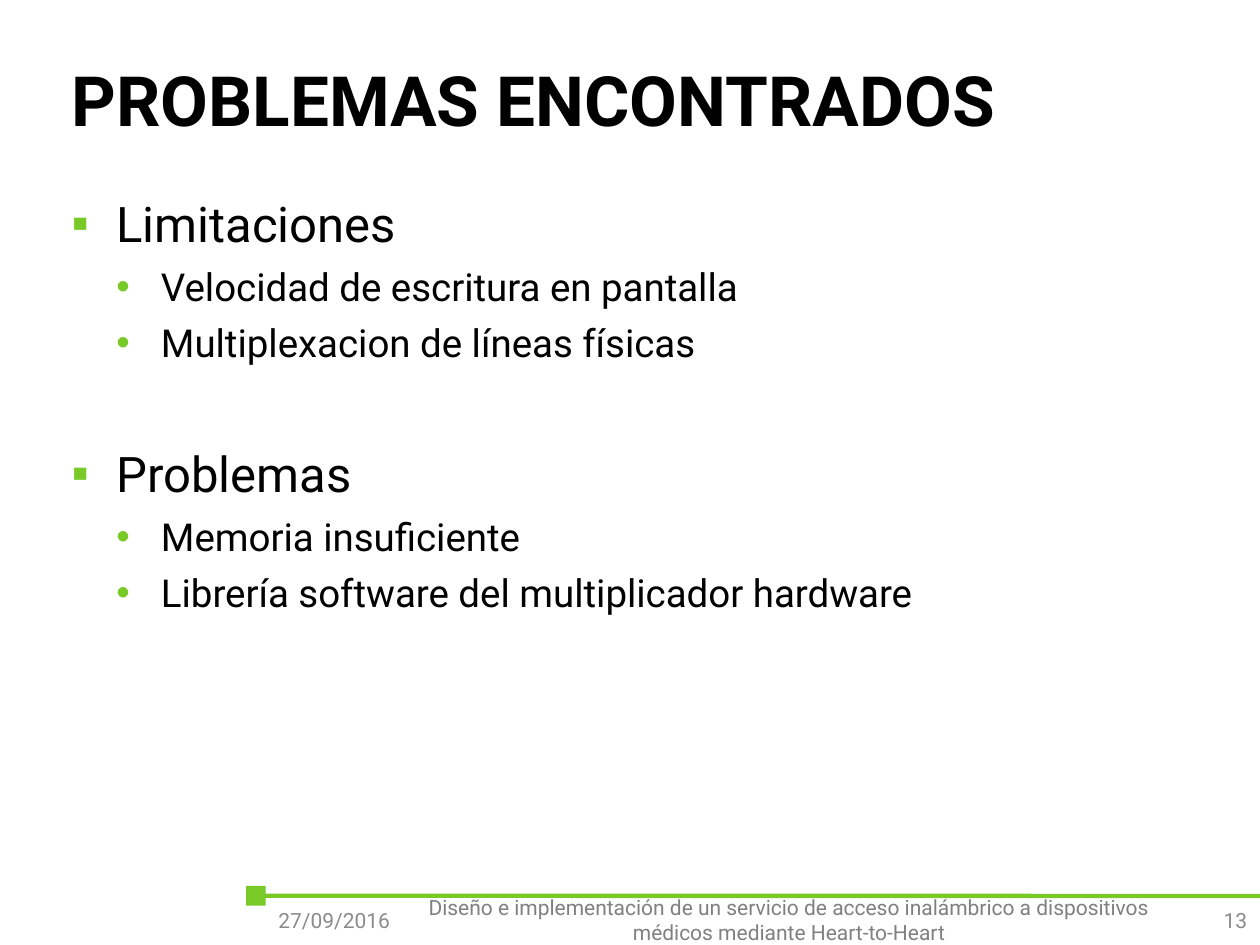
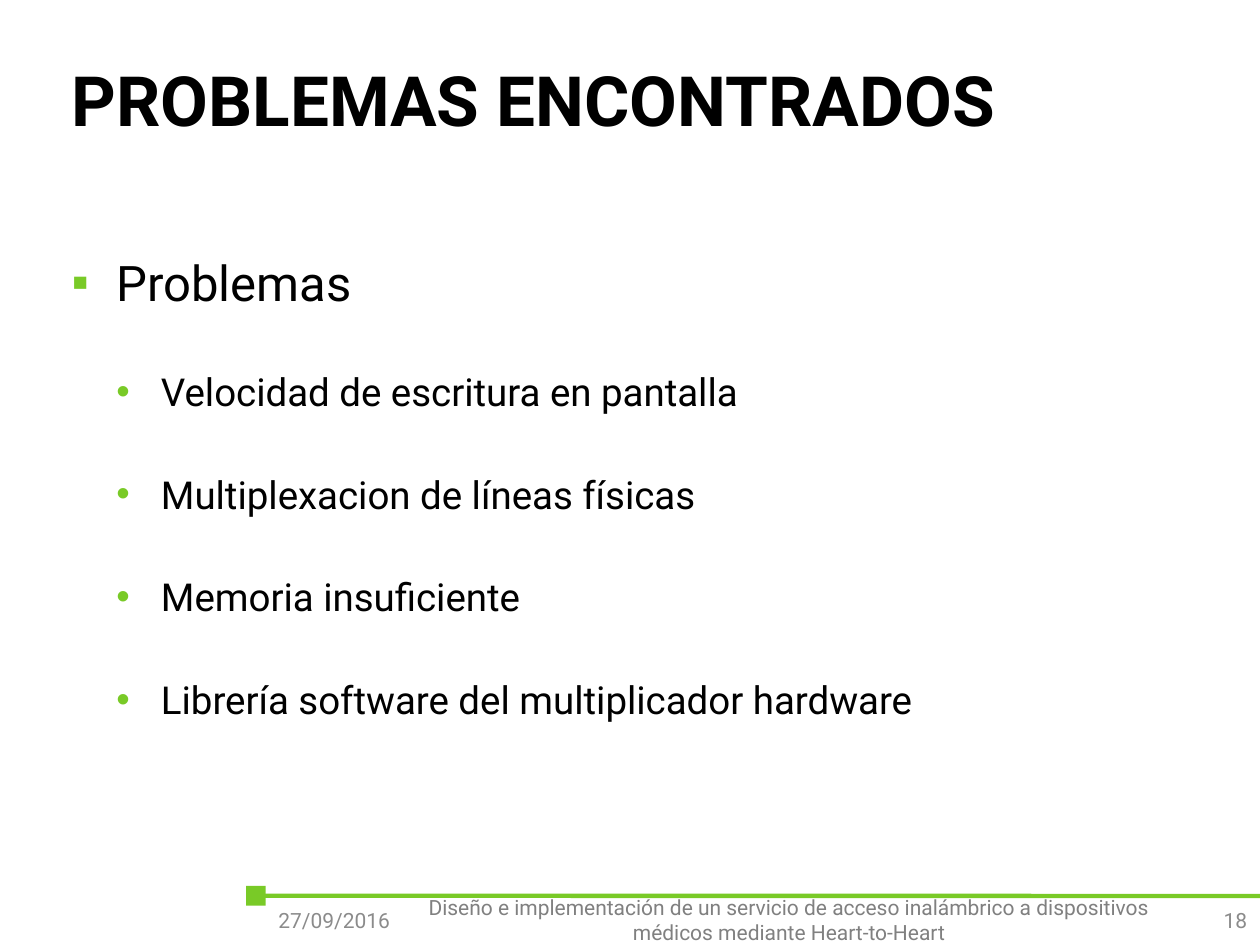
Before and after one commit to outsidersdelaelectronica/tiic-2015, a slide deck: slide 18 of doc/Tomas/presentacion/Diseño e implementación de un servicio de acceso inalámbrico a dispositivos médicos mediante Heart-to-Heart.pptx (slide 13 before the commit). Drawn at 1260x945 pixels with LibreOffice and Linux fonts; fonts in the diff are those of the drawing; background and template pictures are left out. Boxes give left, top, right and bottom in pixels: in the first picture for what was removed or moved away, otherwise in the second. Text is boxed around its words. In the diff, an @@ line names an element or a change of style, - is before the commit and + after.

```diff
--- a/doc/Tomas/presentacion/Diseño e implementación de un servicio de acceso inalámbrico a dispositivos médicos mediante Heart-to-Heart.pptx
+++ b/doc/Tomas/presentacion/Diseño e implementación de un servicio de acceso inalámbrico a dispositivos médicos mediante Heart-to-Heart.pptx
@@ text at bbox=[116, 264, 351, 302]: text changed @@
-▪ Limitaciones
+▪ Problemas
@@ text at bbox=[161, 377, 912, 722]: line spacing 1 to 2 @@
@@ text at bbox=[116, 455, 351, 493]: paragraph removed @@
-▪ Problemas
@@ page number at bbox=[1224, 913, 1248, 928]: text changed @@
-13
+18
```
Also in this commit, not shown: 12 other slides changed, 9 slides added, 20 other files.
